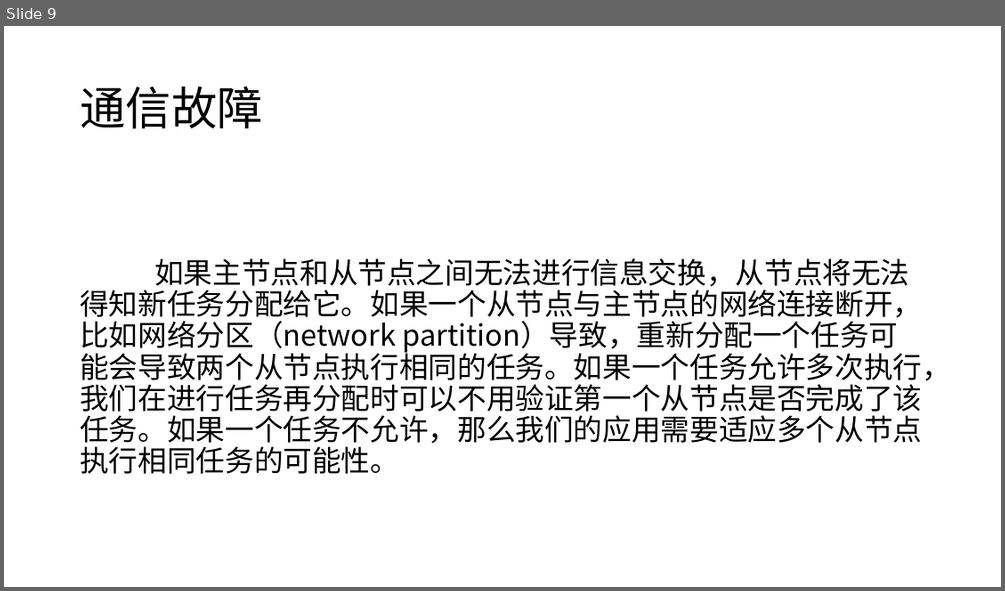
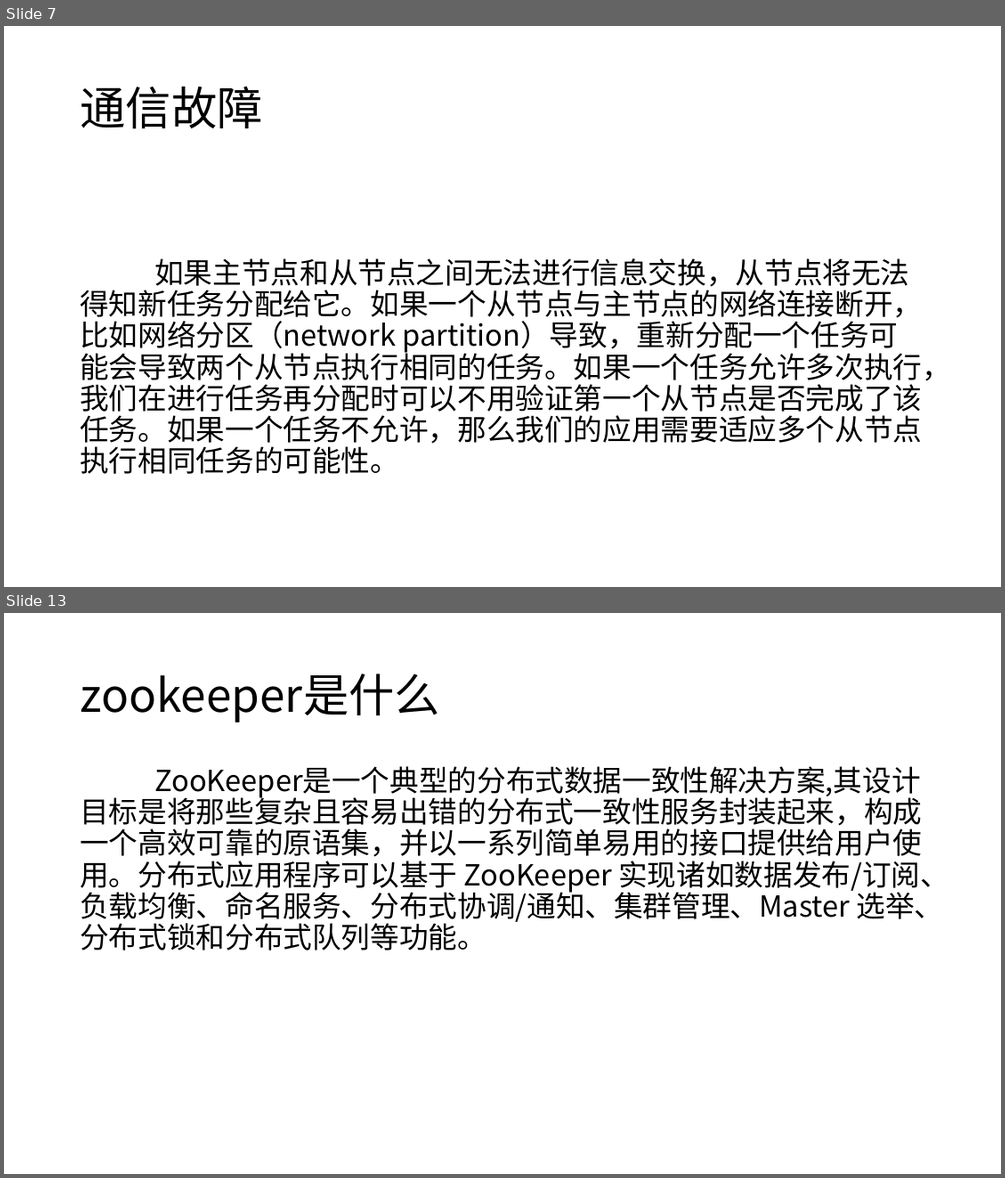
Before and after one commit to moxingwang/zookeeper, a slide deck: zookeeper.pptx. Shown one above the other, each under a label of ours: slide 9 before the commit, slides 7 and 13 after it; the slides between them are not shown. The pictures are 1005x591 and 1005x1178 pixels, drawn with LibreOffice and Linux fonts; fonts in the diff are those of the drawing. Boxes give left, top, right and bottom in pixels: in the first picture for what was removed or moved away, otherwise in the second. Text is boxed around its words. In the diff, an @@ line names an element or a change of style, - is before the commit and + after.

```diff
--- a/zookeeper.pptx
+++ b/zookeeper.pptx
@@ slide 13 added at (4,613,1001,1174), background #FFFFFF @@
@@ title added at (80,674,440,722), 44 pt, text #000000 @@
+zookeeper是什么
@@ text added at (80,766,949,950), 28 pt, text #000000 @@
+ZooKeeper是一个典型的分布式数据一致性解决方案,其设计目标是将那些复杂且容易出错的分布式一致性服务封装起来，构成一个高效可靠的原语集，并以一系列简单易用的接口提供给用户使用。分布式应用程序可以基于 ZooKeeper 实现诸如数据发布/订阅、负载均衡、命名服务、分布式协调/通知、集群管理、Master 选举、分布式锁和分布式队列等功能。
@@ what was slide 9 is now slide 7 @@
```
Also in this commit, not shown: 4 slides changed, 15 other slides added, 2 slides removed.
